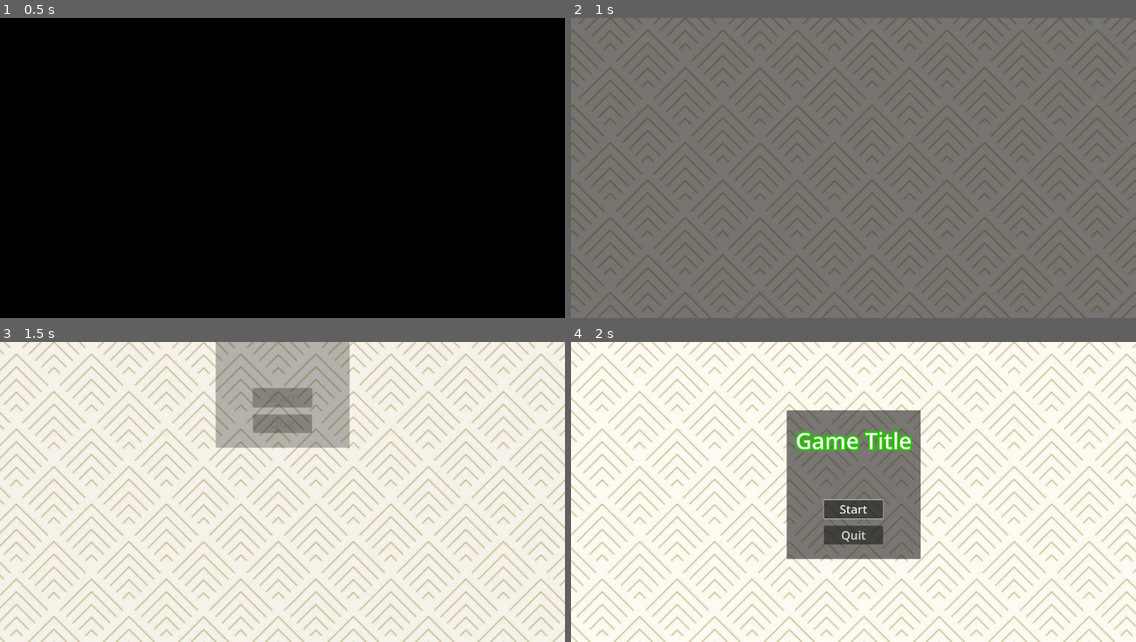
Above: before the commit, frames 1-4 (two rows, left to right).
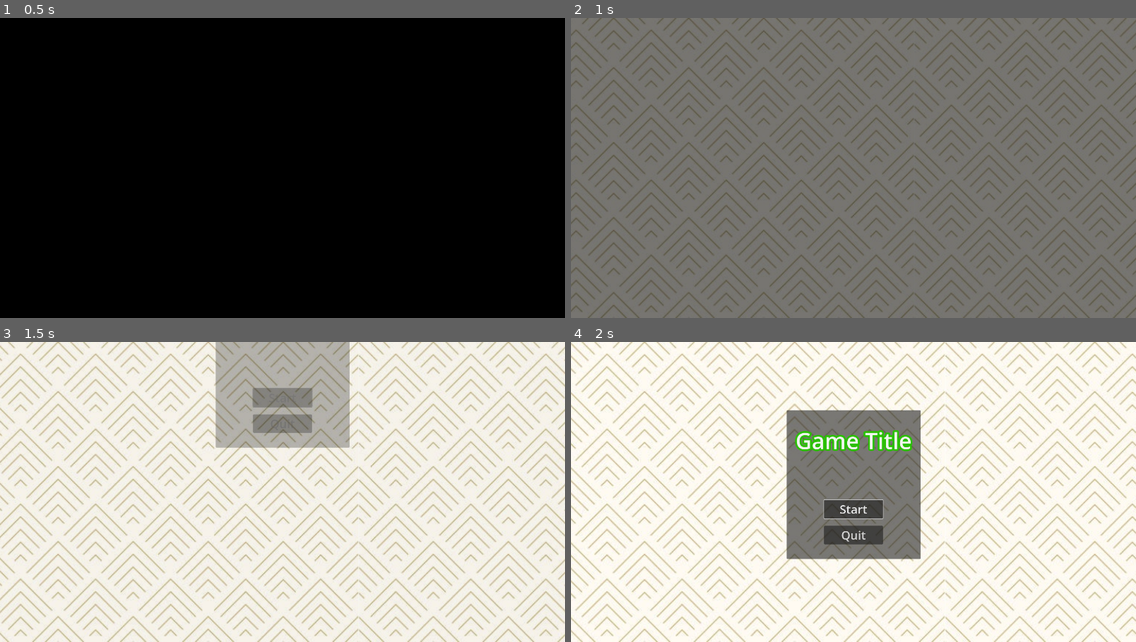
Above: after the commit, the same moments.

Repository: summer-game-jam/DAGDC_GameJam
Game: Godot game, scene res://Main/main.tscn
The game is run twice, just before and just after one commit, with the same random seed, the same clock (stepped at 60 frames per second) and the same inputs. Sound files missing from this copy of the repository are replaced by a short silence.
Inputs (mouse positions are in pixels of both pictures, inside the frame that each line leads up to):
- Up to frame 1 (0.5 s): no input
- Up to frame 2 (1 s): tap Enter at 0.5 s; move the mouse to (977, 153) at 0.52 s; hold D (right) from 0.53 s (still down); hold Right mouse button (right_click) from 0.53 s (still down); tap Space (jump) at 0.77 s
- Up to frame 3 (1.5 s): release D (right) at 1.25 s; release Right mouse button (right_click) at 1.25 s; click "Start" at 1.25 s
- Up to frame 4 (2 s): no input

Frame 1 is identical in both runs. In frame 2, 17% of the frame differs, in the area x 0-100%, y 0-100%; in frame 3, 33%; in frame 4, 32%.
Error after the commit: Parse Error: Could not parse global class "Spwaner" from "res://Main_Game_Features/entities/spwaner/spwaner.gd". (res://Main_Game_Features/game_logic/level.gd:…

Commit message:
Add level loader and level completed menu
Level menu, level loader, and level select nodes added. Logic added for level loading. Need to connect everything in main

Diff:
--- /dev/null
+++ b/Main/level_loader/level_loader.tscn
@@ -0,0 +1,6 @@
+[gd_scene load_steps=2 format=3 uid="uid://rsvl1irr3884"]
+
+[ext_resource type="Script" uid="uid://d3752cy5vxsf5" path="res://Scripts/Scenes/level_loader.gd" id="1_21e4v"]
+
+[node name="LevelLoader" type="Node"]
+script = ExtResource("1_21e4v")
--- a/Main/main.tscn
+++ b/Main/main.tscn
@@ -6,6 +6,9 @@
 [ext_resource type="AudioStream" uid="uid://1hlx2htj1mym" path="res://Resources/audio/soundEffects/forest-path-avala-mountains-246781.mp3" id="4_eunhr"]
 [ext_resource type="Texture2D" uid="uid://rogvfvs7mfc5" path="res://Resources/debugTextures/background.jpg" id="5_k3v36"]
 [ext_resource type="Script" uid="uid://dk3g5ugf2yhp0" path="res://Scripts/Scenes/move_parallax.gd" id="5_liyct"]
+[ext_resource type="Script" uid="uid://koc6qnjstjs8" path="res://Scripts/Scenes/level_select.gd" id="7_ib3t1"]
+[ext_resource type="Script" uid="uid://d3752cy5vxsf5" path="res://Scripts/Scenes/level_loader.gd" id="8_f6fdm"]
+[ext_resource type="PackedScene" uid="uid://c2jgxxsmm2cnj" path="res://Main/menu_ui/level_menu.tscn" id="9_rj11h"]
 
 [node name="Main" type="Node"]
 script = ExtResource("1_2w1kt")
@@ -25,7 +28,7 @@
 
 [node name="ParallaxLayer" type="ParallaxLayer" parent="ParallaxBackground"]
 motion_scale = Vector2(2.5, 2.5)
-motion_offset = Vector2(43383.2, 0)
+motion_offset = Vector2(2.97385e+06, 0)
 motion_mirroring = Vector2(4590, 0)
 script = ExtResource("5_liyct")
 
@@ -34,5 +37,29 @@
 texture = ExtResource("5_k3v36")
 centered = false
 
+[node name="LevelSelect" type="CanvasLayer" parent="."]
+
+[node name="LevelSelect" type="Control" parent="LevelSelect"]
+layout_mode = 3
+anchors_preset = 8
+anchor_left = 0.5
+anchor_top = 0.5
+anchor_right = 0.5
+anchor_bottom = 0.5
+offset_left = -578.0
+offset_top = -279.0
+offset_right = 578.0
+offset_bottom = 279.0
+grow_horizontal = 2
+grow_vertical = 2
+script = ExtResource("7_ib3t1")
+
+[node name="LevelLoader" type="Node" parent="."]
+script = ExtResource("8_f6fdm")
+
+[node name="LevelMenu" type="CanvasLayer" parent="."]
+
+[node name="LevelMenu" parent="LevelMenu" instance=ExtResource("9_rj11h")]
+
 [connection signal="quit_request" from="CanvasLayer/title_ui" to="." method="close_game"]
 [connection signal="finished" from="AudioStreamPlayer2D" to="." method="_on_audio_stream_player_2d_finished"]
--- /dev/null
+++ b/Main/menu_ui/level_menu.tscn
@@ -0,0 +1,48 @@
+[gd_scene load_steps=2 format=3 uid="uid://c2jgxxsmm2cnj"]
+
+[ext_resource type="Script" uid="uid://du76l1slpf8xq" path="res://Scripts/Scenes/level_menu.gd" id="1_5ttn0"]
+
+[node name="LevelMenu" type="Control"]
+layout_mode = 3
+anchors_preset = 8
+anchor_left = 0.5
+anchor_top = 0.5
+anchor_right = 0.5
+anchor_bottom = 0.5
+offset_left = -20.0
+offset_top = -20.0
+offset_right = 20.0
+offset_bottom = 20.0
+grow_horizontal = 2
+grow_vertical = 2
+script = ExtResource("1_5ttn0")
+
+[node name="PanelContainer" type="PanelContainer" parent="."]
+layout_mode = 0
+offset_right = 40.0
+offset_bottom = 40.0
+
+[node name="MarginContainer" type="MarginContainer" parent="PanelContainer"]
+layout_mode = 2
+
+[node name="VBoxContainer" type="VBoxContainer" parent="PanelContainer/MarginContainer"]
+layout_mode = 2
+
+[node name="Label" type="Label" parent="PanelContainer/MarginContainer/VBoxContainer"]
+layout_mode = 2
+text = "Level Completed"
+
+[node name="VBoxContainer" type="VBoxContainer" parent="PanelContainer/MarginContainer/VBoxContainer"]
+layout_mode = 2
+
+[node name="NextLevelButton" type="Button" parent="PanelContainer/MarginContainer/VBoxContainer/VBoxContainer"]
+layout_mode = 2
+text = "Next Level"
+
+[node name="MainMenuButton" type="Button" parent="PanelContainer/MarginContainer/VBoxContainer/VBoxContainer"]
+layout_mode = 2
+text = "Main Menu
+"
+
+[connection signal="pressed" from="PanelContainer/MarginContainer/VBoxContainer/VBoxContainer/NextLevelButton" to="." method="_on_next_level_button_pressed"]
+[connection signal="pressed" from="PanelContainer/MarginContainer/VBoxContainer/VBoxContainer/MainMenuButton" to="." method="_on_main_menu_button_pressed"]
--- /dev/null
+++ b/Main/menu_ui/level_select.tscn
@@ -0,0 +1,20 @@
+[gd_scene load_steps=2 format=3 uid="uid://xuf3vskwmgfk"]
+
+[ext_resource type="Script" uid="uid://koc6qnjstjs8" path="res://Scripts/Scenes/level_select.gd" id="1_wjhfr"]
+
+[node name="LevelSelect" type="CanvasLayer"]
+
+[node name="LevelSelect" type="Control" parent="."]
+layout_mode = 3
+anchors_preset = 8
+anchor_left = 0.5
+anchor_top = 0.5
+anchor_right = 0.5
+anchor_bottom = 0.5
+offset_left = -578.0
+offset_top = -279.0
+offset_right = 578.0
+offset_bottom = 279.0
+grow_horizontal = 2
+grow_vertical = 2
+script = ExtResource("1_wjhfr")
--- a/Main_Game_Features/game_logic/level.gd
+++ b/Main_Game_Features/game_logic/level.gd
@@ -1,5 +1,7 @@
 extends Node2D
 class_name Level
+
+signal level_menu_request
 
 #THIS VARAIBLE TO BE REMOVED IN FAVOR FOR A LEVEL MANAGER
 @export var levelID: int = 1
@@ -32,7 +34,7 @@
 	if !goal:
 		push_error("ERROR: no goal!")
 	else:
-		goal.connect("goal_hit_by_player", progress_next_level)
+		goal.connect("goal_hit_by_player", request_level_menu)
 	spwan_robot()
 
 func spwan_robot():
@@ -49,16 +51,5 @@
 	else:
 		push_error("ERROR: no spwaner to spwan robot!")
 
-#TO CHANGE: PLACEHOLDER
-func progress_next_level():
-	if levelID == 1:
-		for robot in robots:
-			robot.queue_free()
-		call_deferred("level2")
-	else:
-		get_tree().quit()
-		pass
-
-# to remove
-func level2():
-	get_tree().change_scene_to_file("res://Main_Game_Features/Map/levels/debugLevels/debugLevel2.tscn")
+func request_level_menu():
+	emit_signal("level_menu_request")
--- a/Scripts/Scenes/Main.gd
+++ b/Scripts/Scenes/Main.gd
@@ -9,7 +9,26 @@
 # main is captain, main will receive signals from the nodes under it and then give them commands
 # This pattern of control ought to be copied down top level down
 
-# call this function here if you want to exit
-# change the code if you require some special process to exit safely
-func close_game():
-	get_tree().quit()
+var level_loader: LevelLoader
+var level_menu: LevelMenu
+var title_ui: TitleUI
+
+func _ready() -> void:
+	title_ui = preload("res://Main/menu_ui/title_ui.tscn").instantiate()
+	level_loader = preload("res://Main/level_loader/level_loader.tscn").instantiate()
+	level_menu = preload("res://Main/menu_ui/level_menu.tscn").instantiate()
+
+	level_loader.connect("level_menu_request", open_level_menu)
+	level_menu.connect("next_level_request", load_next_level)
+	level_menu.connect("main_menu_request", back_to_menu)
+
+func open_level_menu():
+	level_menu.show_menu()
+
+func load_next_level():
+	level_loader.load_next_level()
+	level_menu.hide_menu()
+
+func back_to_menu():
+	pass
+	#level_menu.hide_menu()
--- /dev/null
+++ b/Scripts/Scenes/level_loader.gd
@@ -0,0 +1,46 @@
+extends Node
+class_name LevelLoader
+
+signal level_menu_request
+
+var current_loaded_level: PackedScene
+var current_level: Level
+var current_level_number: int
+
+var current_map: String
+var directory: String = "res://Main_Game_Features/Map/levels/debugLevels"
+var levels: Array[String] = []
+
+func _ready() -> void:
+	var current_dir: DirAccess = DirAccess.open(directory)
+	if current_dir:
+		var files = current_dir.get_files()
+		for file in files:
+			levels.append(file)
+	levels.sort()
+	print(levels)
+	current_level_number = 1
+
+func load_level(level) -> void:
+	if current_level:
+		current_level.queue_free()
+
+	current_map = directory + "/" + levels[level - 1]
+	var progress = []
+	ResourceLoader.load_threaded_get_status(current_map, progress)
+	if progress[0] == 1:
+		current_loaded_level = ResourceLoader.load_threaded_get(current_map)
+		current_level = current_loaded_level.instantiate()
+		add_child(current_level)
+		current_level.connect("level_menu_request", on_level_menu_request)
+
+func unload_level() -> void:
+	if current_level:
+		current_level.queue_free()
+
+func load_next_level():
+	load_level(current_level_number + 1)
+	current_level_number += 1
+
+func on_level_menu_request() -> void:
+	emit_signal("level_menu_request")
--- /dev/null
+++ b/Scripts/Scenes/level_menu.gd
@@ -0,0 +1,38 @@
+extends Control
+class_name LevelMenu
+
+signal next_level_request
+signal main_menu_request
+
+#var current_level: int
+
+func _ready() -> void:
+	visible = false
+
+# if level number is needed here
+#func set_level_number(level_number) -> void:
+	#current_level = level_number
+
+#func show_menu(level_number) -> void:
+	#set_level_number(level_number)
+	#visible = true
+
+func show_menu() -> void:
+	visible = true
+
+func hide_menu() -> void:
+	visible = false
+
+# on next level button press
+	# send next level signal to main
+
+# on back to main menu button press
+	# send back to main menu signal
+
+func _on_next_level_button_pressed() -> void:
+	emit_signal("next_level_request")
+
+
+
+func _on_main_menu_button_pressed() -> void:
+	emit_signal("main_menu_request")
--- /dev/null
+++ b/Scripts/Scenes/level_select.gd
@@ -0,0 +1,6 @@
+extends Control
+
+# render in buttons for each level, dynamically
+
+# Button pressed
+# Send load level signal
--- a/Scripts/Scenes/title_ui.gd
+++ b/Scripts/Scenes/title_ui.gd
@@ -1,5 +1,5 @@
 extends Control
-
+class_name TitleUI
 # Where title screen functions go
 # Remeber, the title screen shouldn't do any work
 # The title screen will emit signals/call functions to other nodes/scenes that are specialized for that job
Not shown: 1 places in Main/main.tscn that only renumber resources
Not shown: 1 places in Main_Game_Features/Map/levels/debugLevels/debugLevel1.tscn that only renumber resources
Not shown, added: Scripts/Scenes/level_loader.gd.uid
Not shown, added: Scripts/Scenes/level_menu.gd.uid
Not shown, added: Scripts/Scenes/level_select.gd.uid
